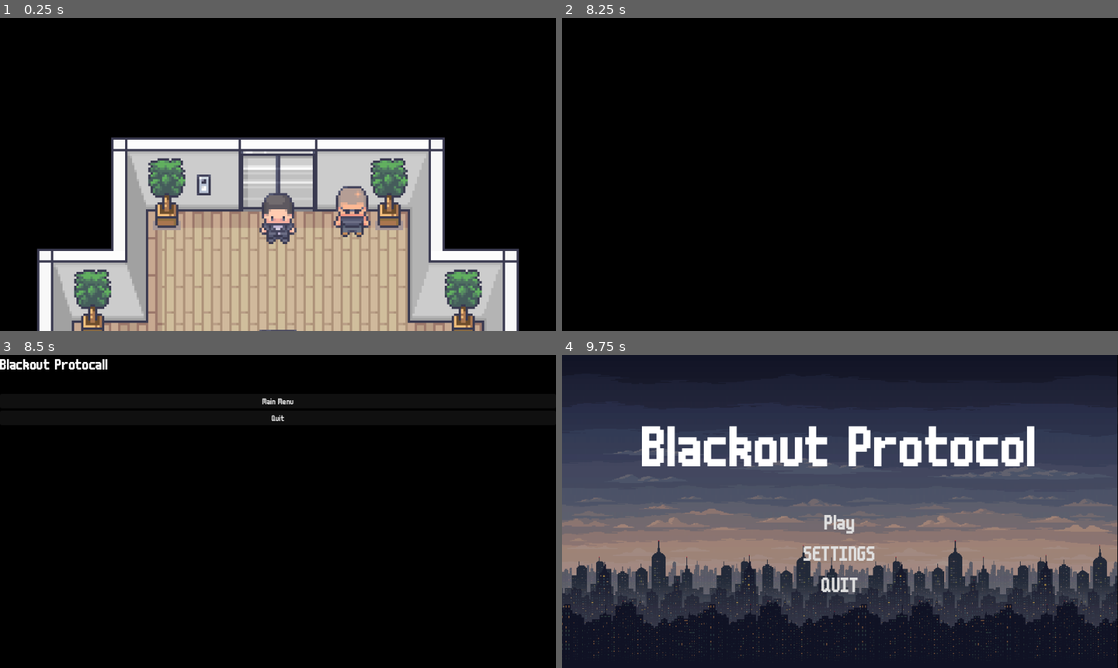
Above: before the commit, frames 1-4 (two rows, left to right).
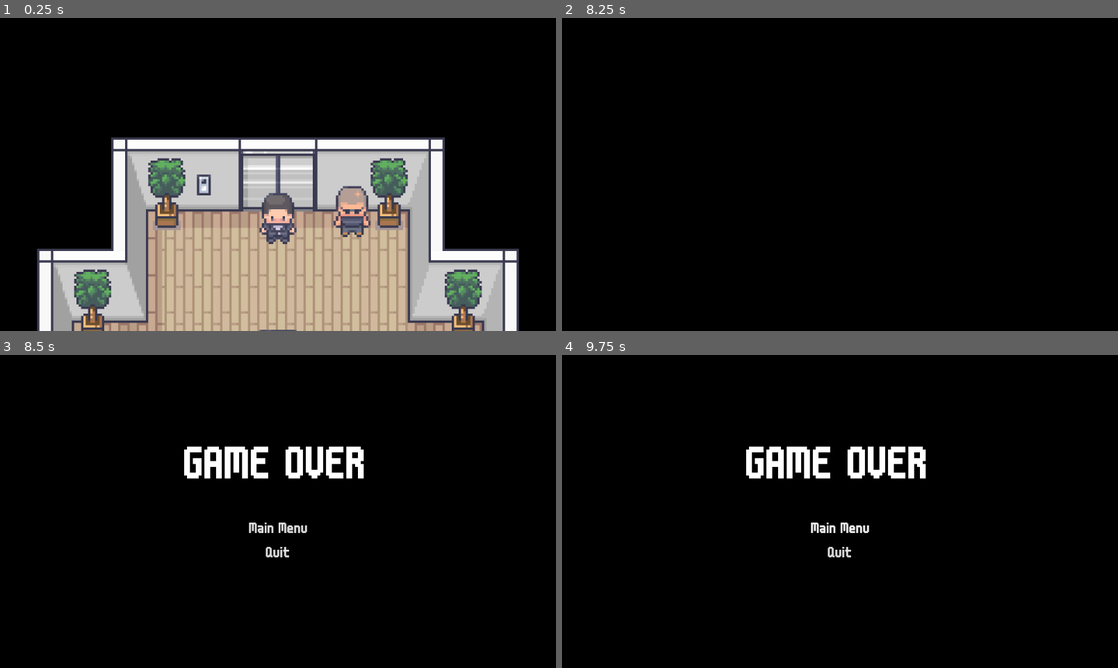
Above: after the commit, the same moments.

Repository: CISC204-S26/hw4-mrcheng-nabilmou
Game: Godot game, scene res://SCENES/OFFICIAL_MAP/PanicRoom.tscn
Two runs of this game, one before a commit and one after it. Both use one fixed random seed, a clock stepped at 60 frames per second and the inputs below. This scene is started directly instead of the project's main scene. Sound files missing from this copy of the repository are replaced by a short silence.
Inputs:
- Up to frame 1 (0.25 s): no input
- Up to frame 2 (8.25 s): hold D (Right) 0.53-1.28 s; tap E (Interact) every 0.75 s from 0.6 to 8.1 s; hold S (Down) 1.28-2.03 s; hold D (Right) 2.03-2.78 s; hold W (Up) 2.78-3.53 s; hold A (Left) 3.53-5.03 s; tap Escape (Pause) at 4.15 s; hold S (Down) 5.03-5.78 s; hold D (Right) 5.78-6.53 s; tap Enter at 6.5, 8 s; hold W (Up) 6.53-7.28 s; tap Space at 7.25 s; hold D (Right) 7.28-8.03 s; hold S (Down) from 8.03 s (still down)
- Up to frame 3 (8.5 s): keep holding S (Down)
- Up to frame 4 (9.75 s): release S (Down) at 8.75 s; click "Main Menu" at 8.75 s; click "Main Menu" at 9.5 s

Frames 1-2 are identical in both runs. In frame 3, 2.9% of the frame differs, in the area x 0-66%, y 1-65%; in frame 4, 99%, in the area x 0-100%, y 0-100%.

Commit message:
should be done now

Diff:
--- a/cisc-204-pair-project/SCENES/OFFICIAL_MAP/PanicRoom.tscn
+++ b/cisc-204-pair-project/SCENES/OFFICIAL_MAP/PanicRoom.tscn
@@ -6,11 +6,11 @@
 [ext_resource type="PackedScene" uid="uid://b8pglx8m44ayp" path="res://SCENES/INTERACTABLES/KeycardDoor.tscn" id="3_otc4f"]
 [ext_resource type="PackedScene" uid="uid://bn67onos3vkvd" path="res://SCENES/PLAYER/Player.tscn" id="4_1hc0o"]
 [ext_resource type="PackedScene" uid="uid://dllation0new5" path="res://SCENES/INTERACTABLES/NPC.tscn" id="6_flacv"]
-[ext_resource type="PackedScene" uid="uid://b3rwv8o57n150" path="res://Ending_Computer.tscn" id="7_0d1jn"]
-[ext_resource type="AudioStream" uid="uid://dw2l20imx8sjw" path="res://freesound_community-police-siren-one-loop-loop-able-104019.wav" id="8_37n41"]
-[ext_resource type="AudioStream" uid="uid://c5dfyyl2a3w5l" path="res://DoorKnock.wav" id="9_8yhh3"]
+[ext_resource type="PackedScene" uid="uid://b3rwv8o57n150" path="res://SCENES/INTERACTABLES/Ending_Computer.tscn" id="7_0d1jn"]
+[ext_resource type="AudioStream" uid="uid://dw2l20imx8sjw" path="res://ASSETS/AUDIO/INTERACTABLE/freesound_community-police-siren-one-loop-loop-able-104019.wav" id="8_37n41"]
+[ext_resource type="AudioStream" uid="uid://c5dfyyl2a3w5l" path="res://ASSETS/AUDIO/INTERACTABLE/DoorKnock.wav" id="9_8yhh3"]
 [ext_resource type="AudioStream" uid="uid://cnyci5kc40f4" path="res://ASSETS/AUDIO/MAINMENU/menu_music.wav" id="9_cfw73"]
-[ext_resource type="PackedScene" uid="uid://8lopylei0vpq" path="res://SCENES/UI_SCREENS/ending_title_screen.tscn" id="11_8yhh3"]
+[ext_resource type="PackedScene" uid="uid://8lopylei0vpq" path="res://SCENES/UI_SCREENS/EndingTitleScreen.tscn" id="11_8yhh3"]
 
 [node name="PanicRoom" type="Node2D" unique_id=65600963]
 script = ExtResource("1_8au8j")
--- /dev/null
+++ b/cisc-204-pair-project/SCENES/UI_SCREENS/EndingTitleScreen.tscn
@@ -0,0 +1,72 @@
+[gd_scene format=3 uid="uid://8lopylei0vpq"]
+
+[ext_resource type="Script" uid="uid://bg5fvy5h3rd28" path="res://SCRIPTS/ending_title_screen.gd" id="1_lv7rb"]
+[ext_resource type="FontFile" uid="uid://diagsg6itx81q" path="res://ASSETS/UI/FONTS/m6x11plus.ttf" id="1_n8tvi"]
+[ext_resource type="AudioStream" uid="uid://dnb6dvy78crvb" path="res://ASSETS/AUDIO/MAINMENU/menu_focus.wav" id="3_ftj7u"]
+[ext_resource type="AudioStream" uid="uid://ygyjamq6je54" path="res://ASSETS/AUDIO/MAINMENU/menu_select.wav" id="4_3g2v6"]
+
+[node name="EndingTitleScreen" type="CanvasLayer" unique_id=419263032]
+script = ExtResource("1_lv7rb")
+
+[node name="ColorRect" type="ColorRect" parent="." unique_id=1388929495]
+anchors_preset = 15
+anchor_right = 1.0
+anchor_bottom = 1.0
+grow_horizontal = 2
+grow_vertical = 2
+color = Color(0, 0, 0, 1)
+
+[node name="Label" type="Label" parent="." unique_id=440327375]
+texture_filter = 1
+offset_left = 250.0
+offset_top = 138.0
+offset_right = 702.0
+offset_bottom = 228.0
+theme_override_fonts/font = ExtResource("1_n8tvi")
+theme_override_font_sizes/font_size = 90
+text = "GAME OVER"
+horizontal_alignment = 1
+vertical_alignment = 1
+
+[node name="VBoxContainer" type="VBoxContainer" parent="." unique_id=1973885169]
+anchors_preset = 8
+anchor_left = 0.5
+anchor_top = 0.5
+anchor_right = 0.5
+anchor_bottom = 0.5
+offset_left = -54.5
+offset_top = 7.619995
+offset_right = 54.5
+offset_bottom = 87.62015
+grow_horizontal = 2
+grow_vertical = 2
+
+[node name="MainMenu" type="Button" parent="VBoxContainer" unique_id=433688443]
+texture_filter = 1
+layout_mode = 2
+theme_override_fonts/font = ExtResource("1_n8tvi")
+theme_override_font_sizes/font_size = 30
+text = "Main Menu"
+flat = true
+
+[node name="Quit" type="Button" parent="VBoxContainer" unique_id=1037821698]
+texture_filter = 1
+layout_mode = 2
+theme_override_fonts/font = ExtResource("1_n8tvi")
+theme_override_font_sizes/font_size = 30
+text = "Quit
+"
+flat = true
+
+[node name="HoverSound" type="AudioStreamPlayer2D" parent="." unique_id=1363164363]
+stream = ExtResource("3_ftj7u")
+
+[node name="ClickSound" type="AudioStreamPlayer2D" parent="." unique_id=1262856171]
+stream = ExtResource("4_3g2v6")
+
+[connection signal="mouse_entered" from="VBoxContainer/MainMenu" to="." method="play_hover_sound"]
+[connection signal="pressed" from="VBoxContainer/MainMenu" to="." method="play_click_sound"]
+[connection signal="pressed" from="VBoxContainer/MainMenu" to="." method="_on_main_menu_pressed"]
+[connection signal="mouse_entered" from="VBoxContainer/Quit" to="." method="play_hover_sound"]
+[connection signal="pressed" from="VBoxContainer/Quit" to="." method="play_click_sound"]
+[connection signal="pressed" from="VBoxContainer/Quit" to="." method="_on_quit_pressed"]
--- a/cisc-204-pair-project/SCENES/UI_SCREENS/PauseMenu.tscn
+++ b/cisc-204-pair-project/SCENES/UI_SCREENS/PauseMenu.tscn
@@ -1,6 +1,6 @@
 [gd_scene format=3 uid="uid://cdl7ari6gsl1k"]
 
-[ext_resource type="Script" uid="uid://c7ip6rt75iip1" path="res://SCENES/UI_SCREENS/pause_menu.gd" id="1_2qyy3"]
+[ext_resource type="Script" uid="uid://c7ip6rt75iip1" path="res://SCRIPTS/pause_menu.gd" id="1_2qyy3"]
 [ext_resource type="FontFile" uid="uid://diagsg6itx81q" path="res://ASSETS/UI/FONTS/m6x11plus.ttf" id="1_7wb7h"]
 [ext_resource type="AudioStream" uid="uid://dnb6dvy78crvb" path="res://ASSETS/AUDIO/MAINMENU/menu_focus.wav" id="3_cj4dp"]
 [ext_resource type="AudioStream" uid="uid://ygyjamq6je54" path="res://ASSETS/AUDIO/MAINMENU/menu_select.wav" id="4_v13y3"]
--- a/cisc-204-pair-project/SCENES/UI_SCREENS/ending_title_screen.tscn
+++ /dev/null
@@ -1,43 +0,0 @@
-[gd_scene format=3 uid="uid://8lopylei0vpq"]
-
-[ext_resource type="Script" uid="uid://bg5fvy5h3rd28" path="res://SCENES/UI_SCREENS/ending_title_screen.gd" id="1_lv7rb"]
-[ext_resource type="FontFile" uid="uid://diagsg6itx81q" path="res://ASSETS/UI/FONTS/m6x11plus.ttf" id="1_n8tvi"]
-
-[node name="EndingTitleScreen" type="CanvasLayer" unique_id=419263032]
-script = ExtResource("1_lv7rb")
-
-[node name="ColorRect" type="ColorRect" parent="." unique_id=1388929495]
-anchors_preset = 15
-anchor_right = 1.0
-anchor_bottom = 1.0
-grow_horizontal = 2
-grow_vertical = 2
-color = Color(0, 0, 0, 1)
-
-[node name="VBoxContainer" type="VBoxContainer" parent="." unique_id=1973885169]
-anchors_preset = 15
-anchor_right = 1.0
-anchor_bottom = 1.0
-grow_horizontal = 2
-grow_vertical = 2
-
-[node name="Title" type="Label" parent="VBoxContainer" unique_id=1944659324]
-texture_filter = 1
-layout_mode = 2
-theme_override_fonts/font = ExtResource("1_n8tvi")
-theme_override_font_sizes/font_size = 30
-text = "Blackout Protocall
-"
-
-[node name="MainMenu" type="Button" parent="VBoxContainer" unique_id=433688443]
-texture_filter = 1
-layout_mode = 2
-theme_override_fonts/font = ExtResource("1_n8tvi")
-text = "Main Menu"
-
-[node name="Quit" type="Button" parent="VBoxContainer" unique_id=1037821698]
-texture_filter = 1
-layout_mode = 2
-theme_override_fonts/font = ExtResource("1_n8tvi")
-text = "Quit
-"
--- a/cisc-204-pair-project/SCENES/UI_SCREENS/ending_title_screen.gd
+++ b/cisc-204-pair-project/SCRIPTS/ending_title_screen.gd
@@ -2,16 +2,31 @@
 
 @onready var main_menu_button = $VBoxContainer/MainMenu
 @onready var quit_button = $VBoxContainer/Quit
+@onready var hover_sound = $HoverSound
+@onready var click_sound = $ClickSound
+
 
 @export var main_menu_scene: String = "res://SCENES/UI_SCREENS/MenuUI.tscn"
 
+
 func _ready():
-	main_menu_button.pressed.connect(_on_main_menu_pressed)
-	quit_button.pressed.connect(_on_quit_pressed)
+	pass
+
 
 func _on_main_menu_pressed():
 	await SceneChanger.fade_out()
 	get_tree().change_scene_to_file(main_menu_scene)
 
+
 func _on_quit_pressed():
+	await get_tree().create_timer(.5).timeout
 	get_tree().quit()
+
+
+# ------------------------ SOUNDS SOUNDS SOUNDS -----------------------------------------
+func play_hover_sound():
+	hover_sound.play()
+
+
+func play_click_sound():
+	click_sound.play()
Not shown, changed: cisc-204-pair-project/ASSETS/AUDIO/INTERACTABLE/DoorKnock.wav.import
Not shown, added: cisc-204-pair-project/ASSETS/AUDIO/INTERACTABLE/freesound_community-police-siren-one-loop-loop-able-104019.wav.import
Renamed: cisc-204-pair-project/Ending_Computer.tscn -> cisc-204-pair-project/SCENES/INTERACTABLES/Ending_Computer.tscn
Renamed: cisc-204-pair-project/SCENES/UI_SCREENS/ending_title_screen.gd.uid -> cisc-204-pair-project/SCRIPTS/ending_title_screen.gd.uid
Renamed: cisc-204-pair-project/SCENES/UI_SCREENS/pause_menu.gd -> cisc-204-pair-project/SCRIPTS/pause_menu.gd
Renamed: cisc-204-pair-project/SCENES/UI_SCREENS/pause_menu.gd.uid -> cisc-204-pair-project/SCRIPTS/pause_menu.gd.uid
Not shown, removed: cisc-204-pair-project/freesound_community-police-siren-one-loop-loop-able-104019.wav.import
Not shown, added: cisc-204-pair-project/ASSETS/AUDIO/INTERACTABLE/DoorKnock.wav
Not shown, added: cisc-204-pair-project/ASSETS/AUDIO/INTERACTABLE/freesound_community-police-siren-one-loop-loop-able-104019.wav
